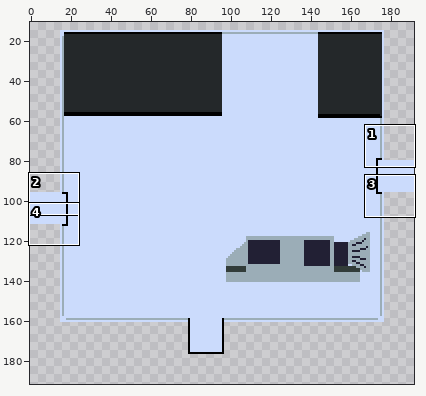
Two versions of one sprite sheet, images/maps/worldBaseLower.png. Above: a wide view before the commit, with the close-up outlined.
Close-up. Before the commit:
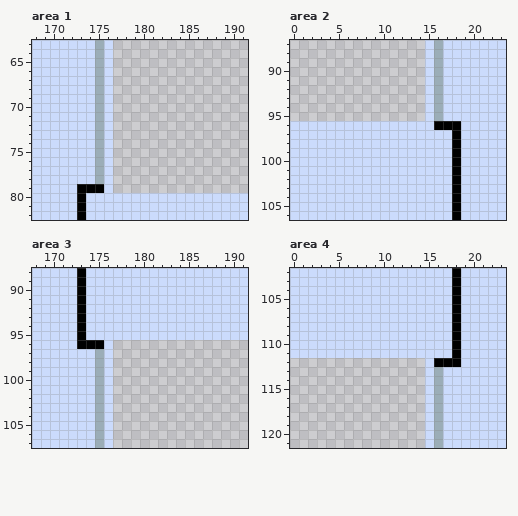
The file is 192x192 pixels. Shown: area 1: x 168..191, y 63..82; area 2: x 0..23, y 87..106; area 3: x 168..191, y 88..107; area 4: x 0..23, y 102..121. The wide view leaves out empty margins. The commit also changed other parts of the picture, which this record leaves out.
Once edited:
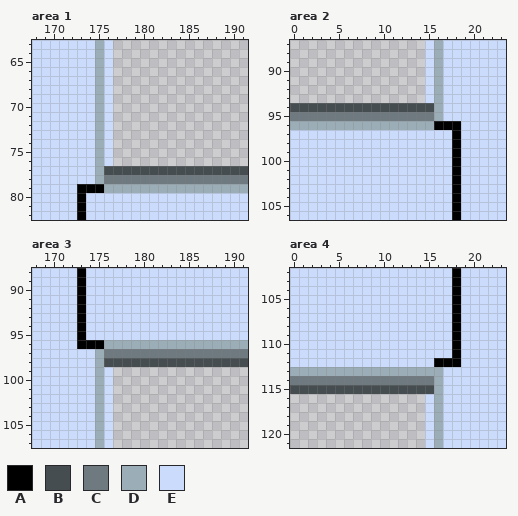
Palette (. is transparent): A #000000  B #464d51  C #6e7980  D #9badb7  E #cbdbfc
From old to new:
--- area 1
@@ x 168..191 @@
 76 EEEEEEEDE...............
-77 EEEEEEEDE...............
-78 EEEEEEEDE...............
-79 EEEEEAAAE...............
+77 EEEEEEEDBBBBBBBBBBBBBBBB
+78 EEEEEEEDCCCCCCCCCCCCCCCC
+79 EEEEEAAADDDDDDDDDDDDDDDD
 80 EEEEEAEEEEEEEEEEEEEEEEEE
--- area 2
@@ x 0..23 @@
  93 ...............EDEEEEEEE
- 94 ...............EDEEEEEEE
- 95 ...............EDEEEEEEE
- 96 EEEEEEEEEEEEEEEEAAAEEEEE
+ 94 BBBBBBBBBBBBBBBBDEEEEEEE
+ 95 CCCCCCCCCCCCCCCCDEEEEEEE
+ 96 DDDDDDDDDDDDDDDDAAAEEEEE
  97 EEEEEEEEEEEEEEEEEEAEEEEE
--- area 3
@@ x 168..191 @@
  95 EEEEEAEEEEEEEEEEEEEEEEEE
- 96 EEEEEAAAE...............
- 97 EEEEEEEDE...............
- 98 EEEEEEEDE...............
+ 96 EEEEEAAADDDDDDDDDDDDDDDD
+ 97 EEEEEEEDCCCCCCCCCCCCCCCC
+ 98 EEEEEEEDBBBBBBBBBBBBBBBB
  99 EEEEEEEDE...............
--- area 4
@@ x 0..23 @@
 111 EEEEEEEEEEEEEEEEEEAEEEEE
-112 ...............EAAAEEEEE
-113 ...............EDEEEEEEE
-114 ...............EDEEEEEEE
-115 ...............EDEEEEEEE
+112 EEEEEEEEEEEEEEEEAAAEEEEE
+113 DDDDDDDDDDDDDDDDDEEEEEEE
+114 CCCCCCCCCCCCCCCCDEEEEEEE
+115 BBBBBBBBBBBBBBBBDEEEEEEE
 116 ...............EDEEEEEEE
Boxes around the changes in both close-ups, in picture pixels (x1, y1, x2, y2):
changed: (104, 166, 248, 193)
changed: (290, 103, 434, 130)
changed: (104, 340, 248, 367)
changed: (290, 358, 434, 394)
